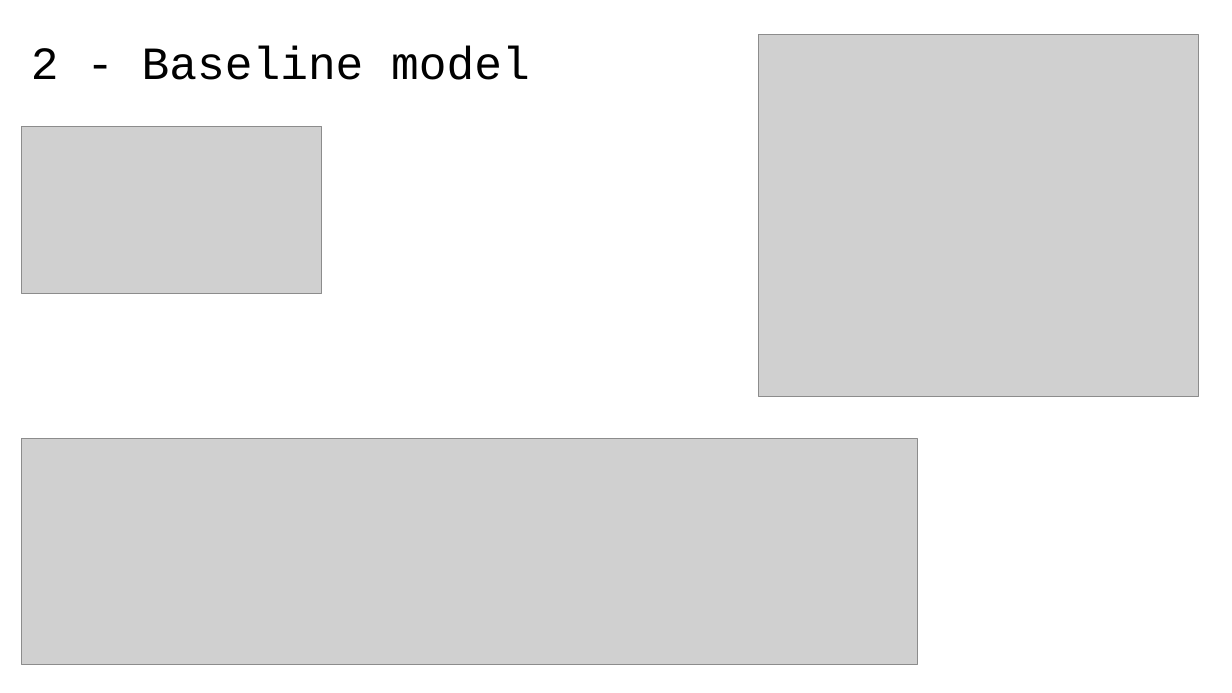
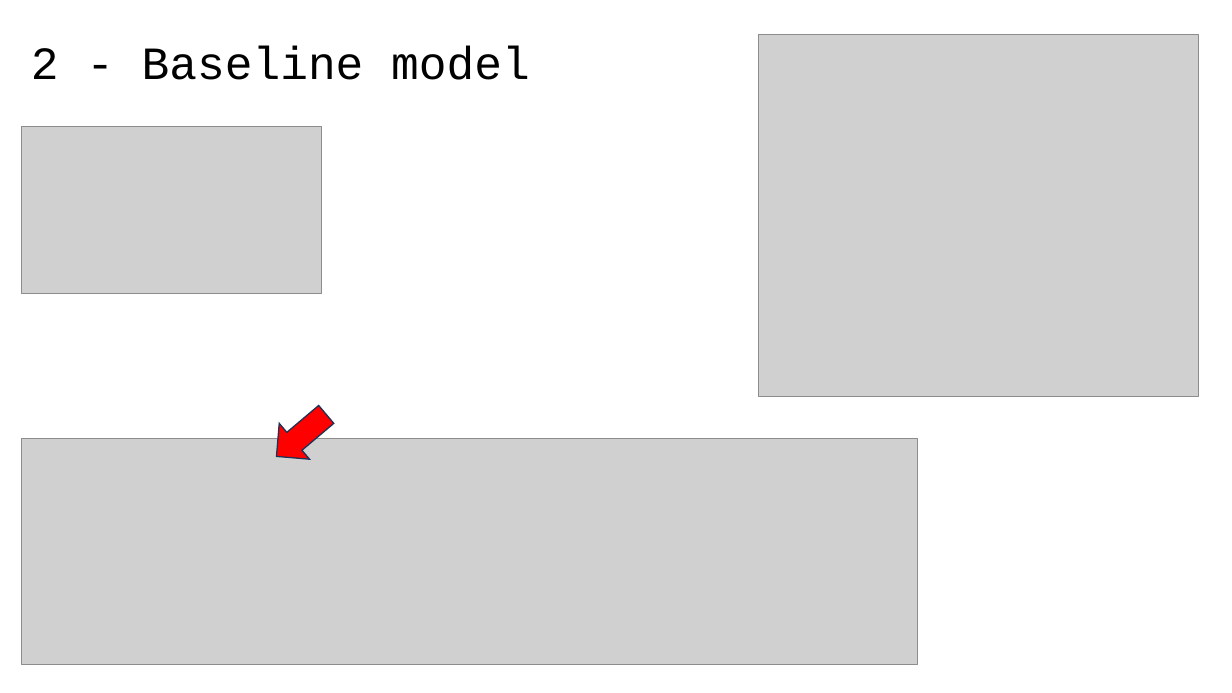
Before and after one commit to 40tude/02_Data-Science_Fullstack_march_2024, a slide deck: slide 6 of 05_supervised_ML/98_Project_Walmart/01_walmart_project.pptx. Drawn at 1232x693 pixels with LibreOffice and Linux fonts; fonts in the diff are those of the drawing; grey boxes stand for pictures. Boxes give left, top, right and bottom in pixels: in the first picture for what was removed or moved away, otherwise in the second. Text is boxed around its words. In the diff, an @@ line names an element or a change of style, - is before the commit and + after.

```diff
--- a/05_supervised_ML/98_Project_Walmart/01_walmart_project.pptx
+++ b/05_supervised_ML/98_Project_Walmart/01_walmart_project.pptx
@@ up arrow added at (x1=262, y1=396, x2=342, y2=474), fill #FF0000, outline #1E3256 1 pt @@
```
Also in this commit, not shown: 2 other slides changed, 3 other files.
